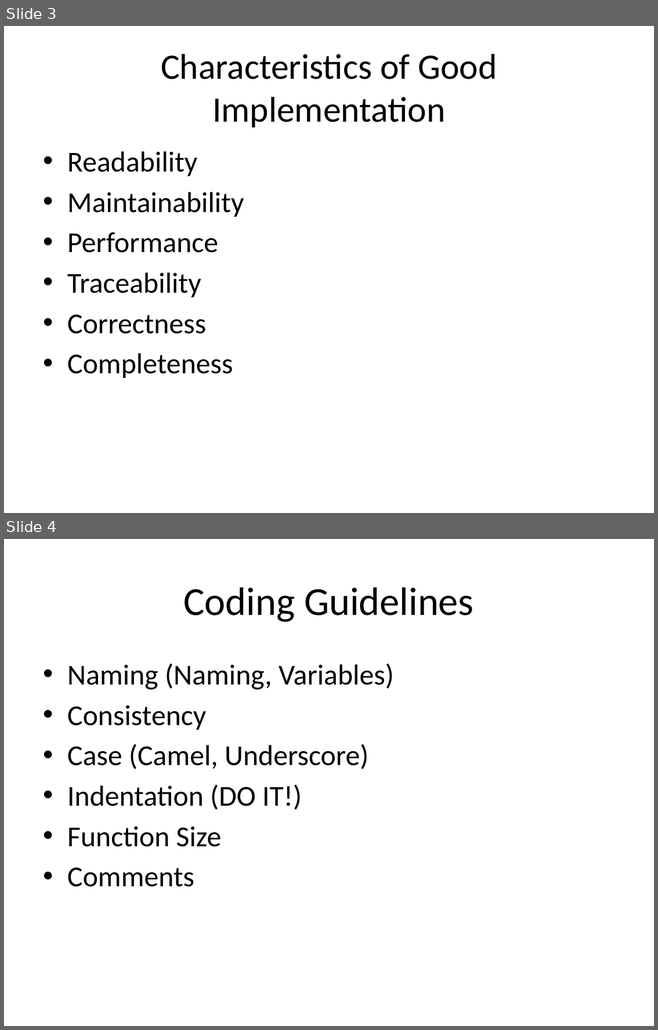
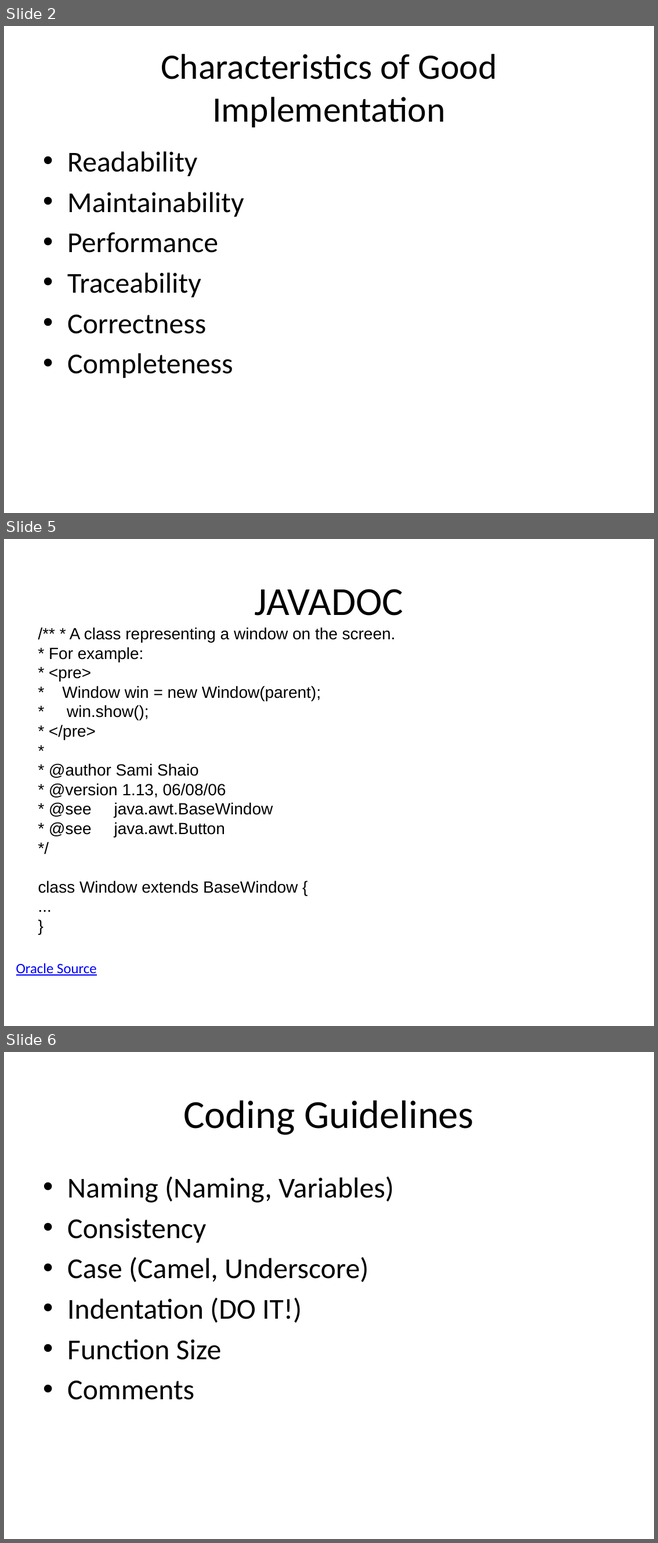
Before and after one commit to matt-mccarthy/501-program-design-pres, a slide deck: presentation/PresentAPI.pptx. Shown one above the other, each under a label of ours: slides 3 and 4 before the commit, slides 2, 5 and 6 after it; the slides between them are not shown. The pictures are 658x1030 and 658x1543 pixels, drawn with LibreOffice and Linux fonts; fonts in the diff are those of the drawing. Boxes give left, top, right and bottom in pixels: in the first picture for what was removed or moved away, otherwise in the second. Text is boxed around its words. In the diff, an @@ line names an element or a change of style, - is before the commit and + after.

```diff
--- a/presentation/PresentAPI.pptx
+++ b/presentation/PresentAPI.pptx
@@ slide 5 added at (4, 539, 654, 1026), background #FFFFFF @@
@@ title added at (255, 589, 403, 616), 44 pt, text #000000 @@
+JAVADOC
@@ text added at (38, 627, 396, 893), 18 pt, text #000000 @@
+/** * A class representing a window on the screen.
+* For example:
+* <pre>
+* Window win = new Window(parent);
+* win.show();
+* </pre>
+*
+* @author Sami Shaio
+* @version 1.13, 06/08/06
+* @see java.awt.BaseWindow
+* @see java.awt.Button
+*/
+class Window extends BaseWindow {
+...
+}
@@ text added at (16, 963, 97, 976), 16 pt, text #0000FF, underline @@
+Oracle Source
@@ what was slide 3 is now slide 2 @@
@@ what was slide 4 is now slide 6 @@
```
Also in this commit, not shown: 2 slides changed, 3 other slides added, 1 slide removed.
